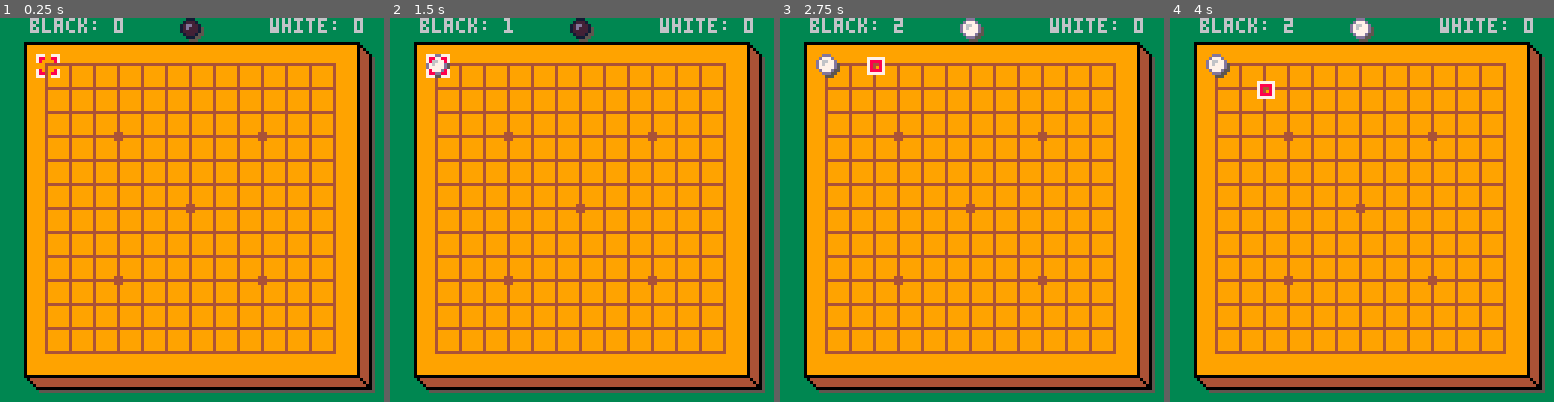
Above: before the commit, frames 1-4 (left to right).
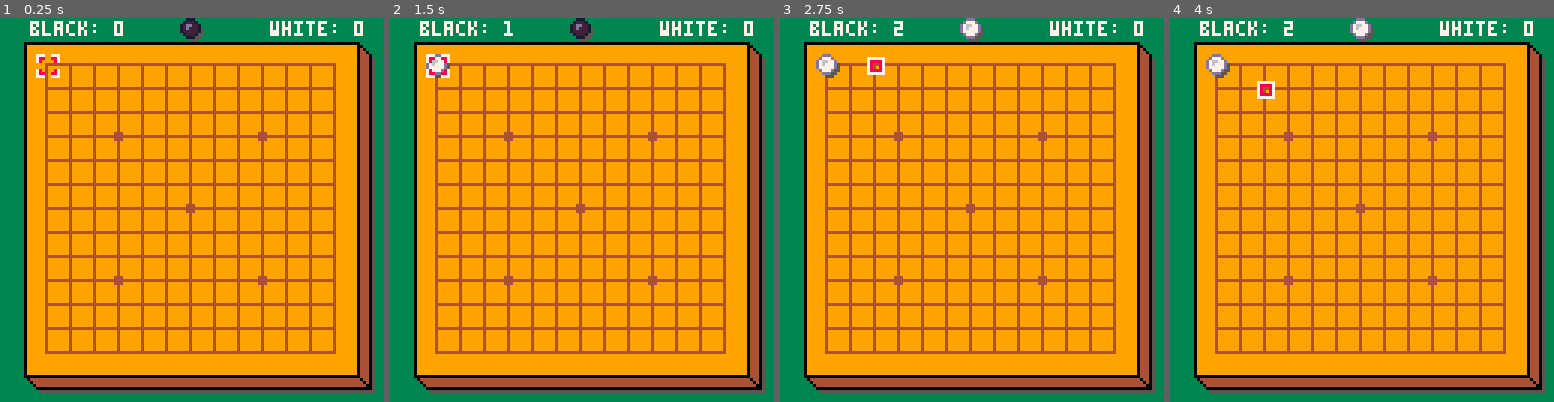
Above: after the commit, the same moments.

Repository: mkoseoglu091/Go-13
Game: PICO-8 cartridge go13.p8
Same seed, same stepped clock (60 frames per second), same inputs: the game is played once before the commit and once after it.
Inputs:
- Up to frame 1 (0.25 s): no input
- Up to frame 2 (1.5 s): tap X (X key) at 0.33, 1.07 s; tap O (Z key) at 0.7 s
- Up to frame 3 (2.75 s): hold Right 1.6-2.1 s; tap O (Z key) at 1.7, 2.1, 2.5 s; tap X (X key) at 1.85 s; hold Up 2.15-2.42 s; hold Right from 2.47 s (still down)
- Up to frame 4 (4 s): tap O (Z key) at 2.9, 3.3, 3.7 s; tap X (X key) at 2.97 s; release Right at 3.03 s; hold Left 3.08-3.58 s; hold Down 3.63-3.97 s

The runs differ from the first frame. In frame 1, 1.1% of the frame differs, in the area x 7-95%, y 0-5%; in frame 2, 1.1%; in frame 3, 1.1%; in frame 4, 1.1%.

Commit message:
Update go13.p8

Diff:
--- a/go13.p8
+++ b/go13.p8
@@ -75,8 +75,8 @@
  spr(pointer.sp, (pointer.x-1) * 8 + 12, (pointer.y-1) * 8 + 12)
 
  -- draw score
- print("black: " .. white.points, 10, 0)
- print("white: " .. black.points, 90, 0)
+ print("black: " .. white.points, 10, 1, 7)
+ print("white: " .. black.points, 90, 1, 7)
 
 end
 
